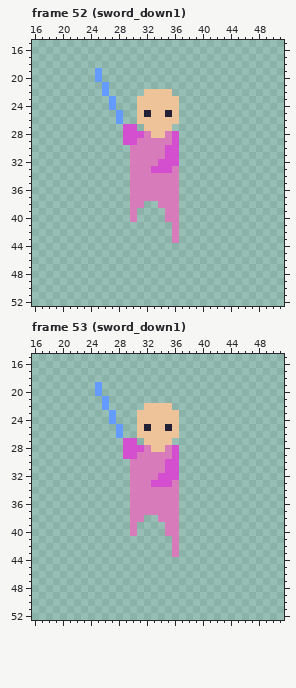
One commit to this pixel-art file: testgame/www/assets/spritesheets/pawn.aseprite. Above is the file before it was changed.
64x64 pixels, 62 frames. Shown: frame 52 (sword_down1): x 16..51, y 15..52; frame 53 (sword_down1): x 16..51, y 15..52. The commit also changed other frames, which this record leaves out.
And afterwards:
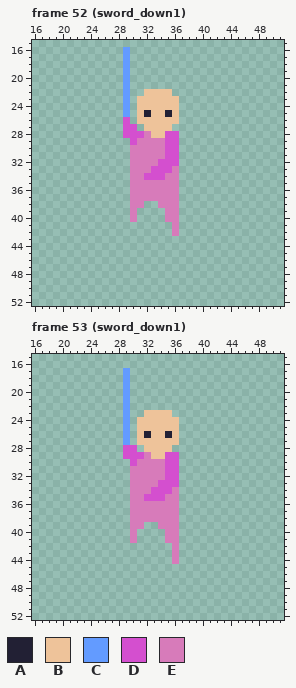
Palette (. is transparent): A #222034  B #eec39a  C #639bff  D #d44fcf  E #d77bba
The exact change:
Changed rows in their new state; - is an unchanged pixel.
Frame 52 (sword_down1), layer "Layer 2":
first column x 25:
16 ----C------
17 ----C------
18 ----C------
19 .---C------
20 .---C------
21 -.--C------
22 -.--C------
23 --.-C------
24 --.-C------
25 ---.C------
26 ---.D------
28 ----------D
29 ----.-----D
first column x 32:
34 DDD
first column x 36:
43 .
Frame 53 (sword_down1), layer "Layer 2":
first column x 25:
17 ----C-------
18 ----C-------
19 .---C-------
20 .---C-------
21 -.--C-------
22 -.--C--....-
23 --.-C-.----.
24 --.-C-------
25 ---.C--B--B-
26 ---.C--A--A-
27 ----C.B----B
28 ------.B--B.
29 ------D-BBD-
30 -----D------
32 ---------E--
33 --------E--D
34 --------DDD-
35 -------DDD--
38 -------EE---
39 ------E--E--
41 -----E----E-
44 -----------E
Changed places in both pictures, as pixel boxes (x1, y1, x2, y2):
changed: (95, 47, 130, 145)
changed: (165, 131, 172, 145)
changed: (144, 173, 165, 180)
erased: (172, 236, 179, 243)
changed: (95, 368, 179, 564)
